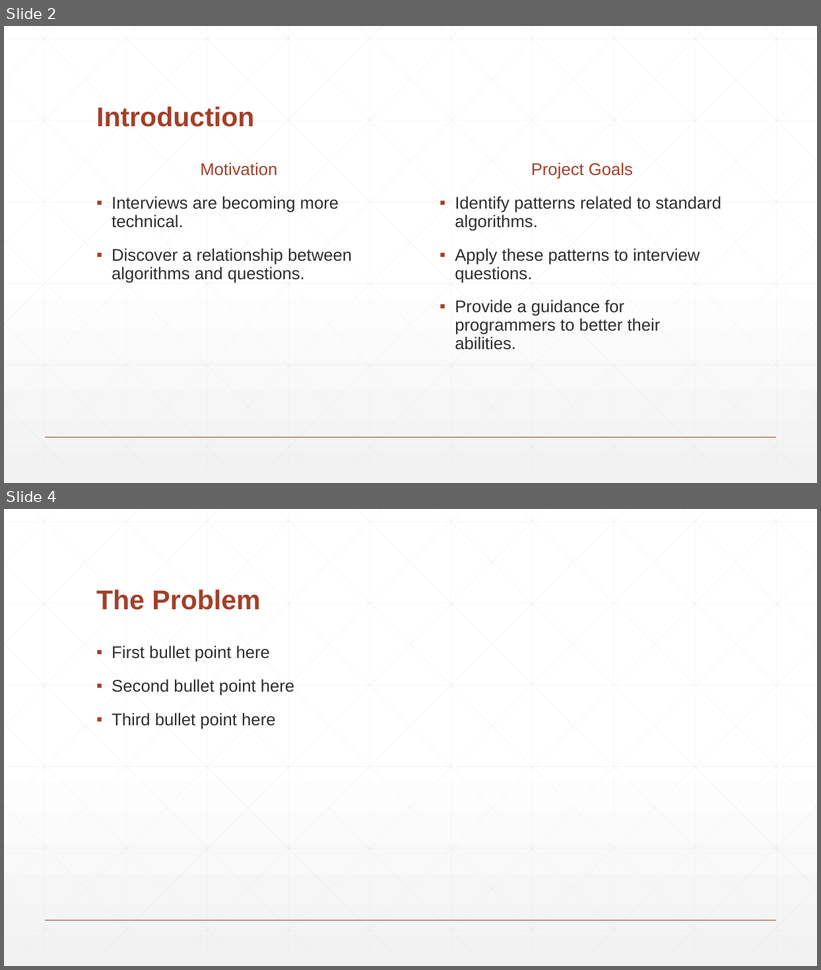
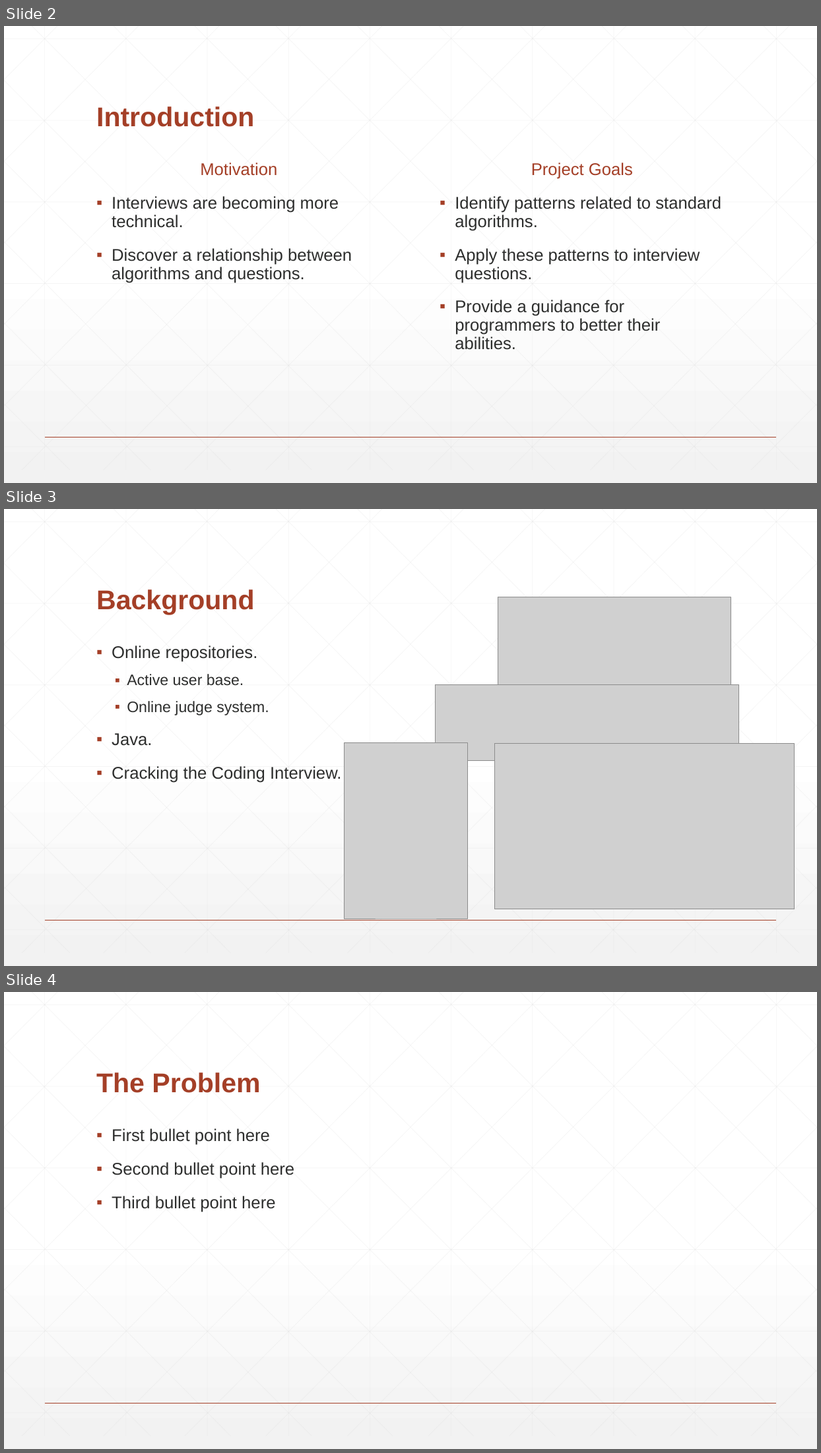
Before and after one commit to Demostroyer/interview-project, a slide deck: presentation/Thesis Presentation.pptx. Shown one above the other, each under a label of ours: slides 2 and 4 before the commit, slides 2, 3 and 4 after it; the slides between them are not shown. The pictures are 821x970 and 821x1453 pixels, drawn with LibreOffice and Linux fonts; fonts in the diff are those of the drawing; grey boxes stand for pictures. Boxes give left, top, right and bottom in pixels: in the first picture for what was removed or moved away, otherwise in the second. Text is boxed around its words. In the diff, an @@ line names an element or a change of style, - is before the commit and + after.

```diff
--- a/presentation/Thesis Presentation.pptx
+++ b/presentation/Thesis Presentation.pptx
@@ slide 3 added at (x1=4, y1=509, x2=817, y2=966), background gradient #FFFFFF to #F2F2F2; not listed: 47 template elements that a slide beside it also shows @@
@@ title added at (x1=96, y1=590, x2=254, y2=615), 32 pt, text #A43F27, bold @@
+Background
@@ picture added at (x1=498, y1=597, x2=731, y2=685) @@
@@ text added at (x1=112, y1=646, x2=342, y2=783), 20 pt, text #2D2E2D @@
+▪ Online repositories.
+  ▪ Active user base.
+  ▪ Online judge system.
+▪ Java.
+▪ Cracking the Coding Interview.
@@ picture added at (x1=435, y1=685, x2=739, y2=761) @@
@@ picture added at (x1=345, y1=743, x2=467, y2=919) @@
@@ picture added at (x1=494, y1=744, x2=795, y2=910) @@
```
Also in this commit, not shown: 1 slide changed.
